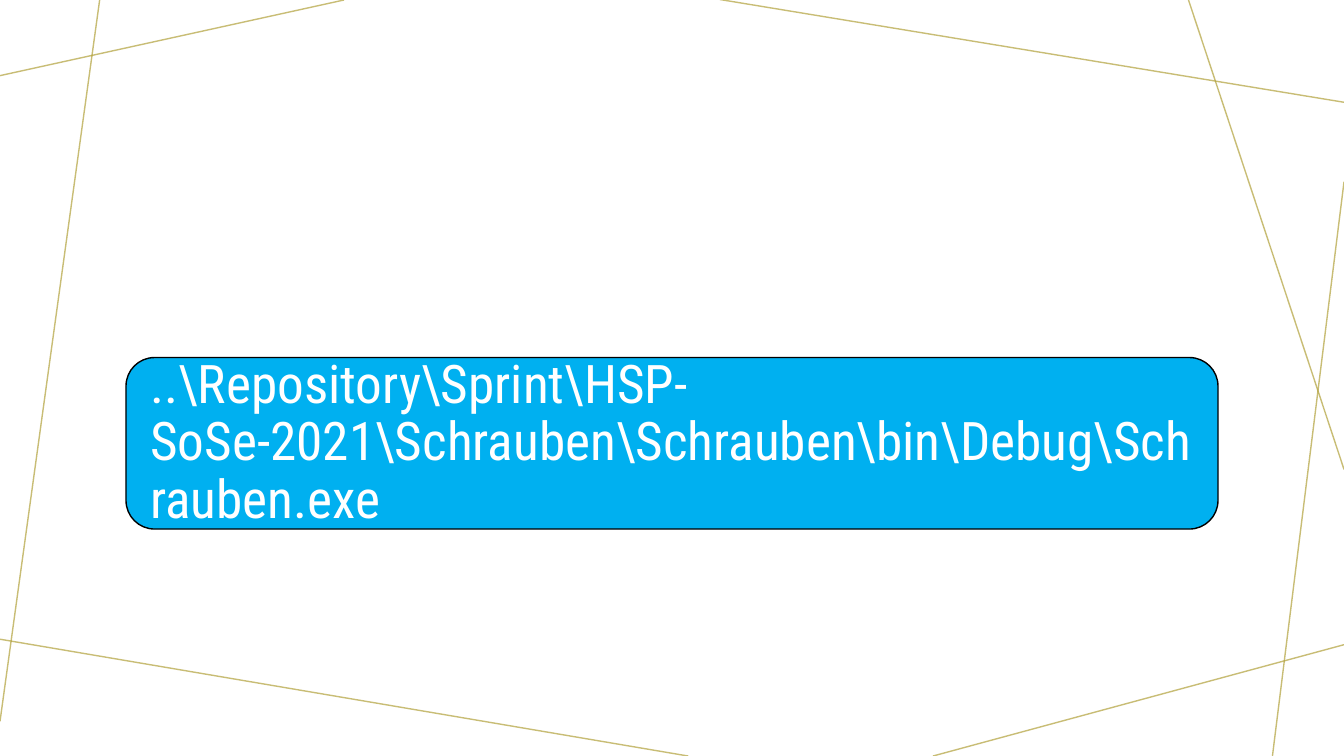
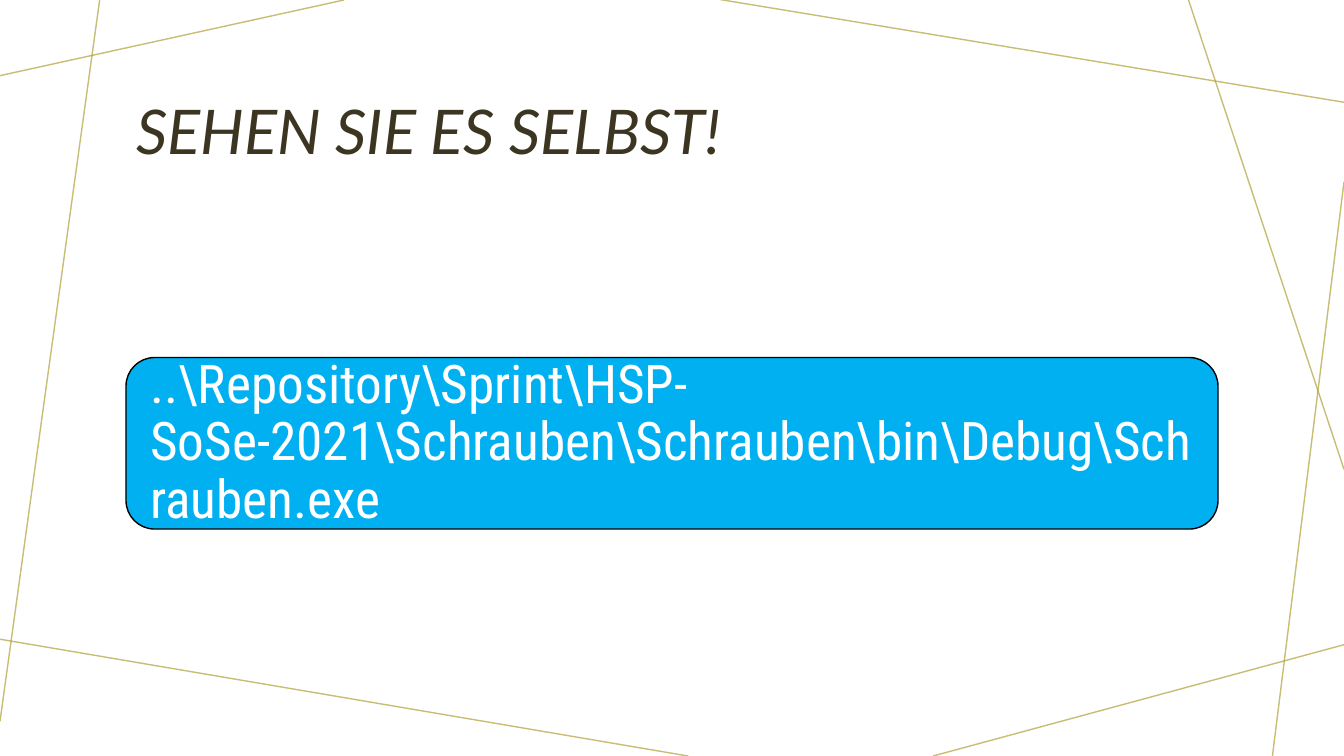
Before and after one commit to DanielMachina/HSP-SoSe-2021, a slide deck: slide 12 of Schrauben/Schraubenprogramm.odp. Drawn at 1344x756 pixels with LibreOffice and Linux fonts; fonts in the diff are those of the drawing. Boxes give left, top, right and bottom in pixels: in the first picture for what was removed or moved away, otherwise in the second. Text is boxed around its words. In the diff, an @@ line names an element or a change of style, - is before the commit and + after.

```diff
--- a/Schrauben/Schraubenprogramm.odp
+++ b/Schrauben/Schraubenprogramm.odp
@@ title added at bbox=[136, 109, 721, 155], 44 pt, text #3C3522, italic @@
+SEHEN SIE ES SELBST!
```
Also in this commit, not shown: 2 other slides changed, 1 slide added, 1 slide removed.
